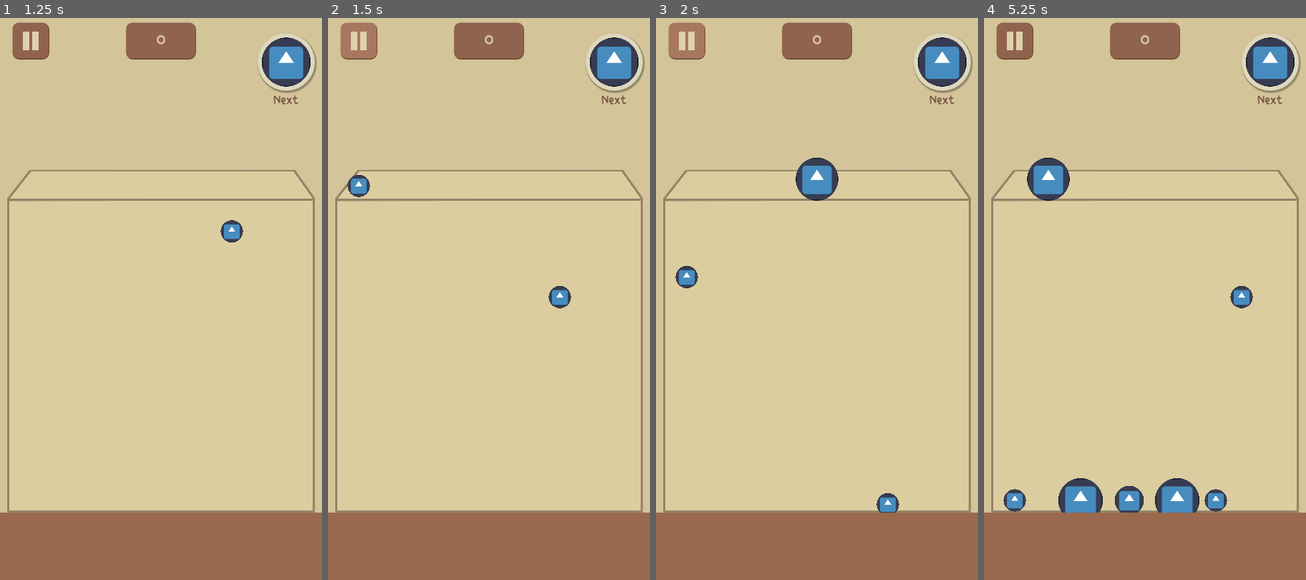
Above: before the commit, frames 1-4 (left to right).
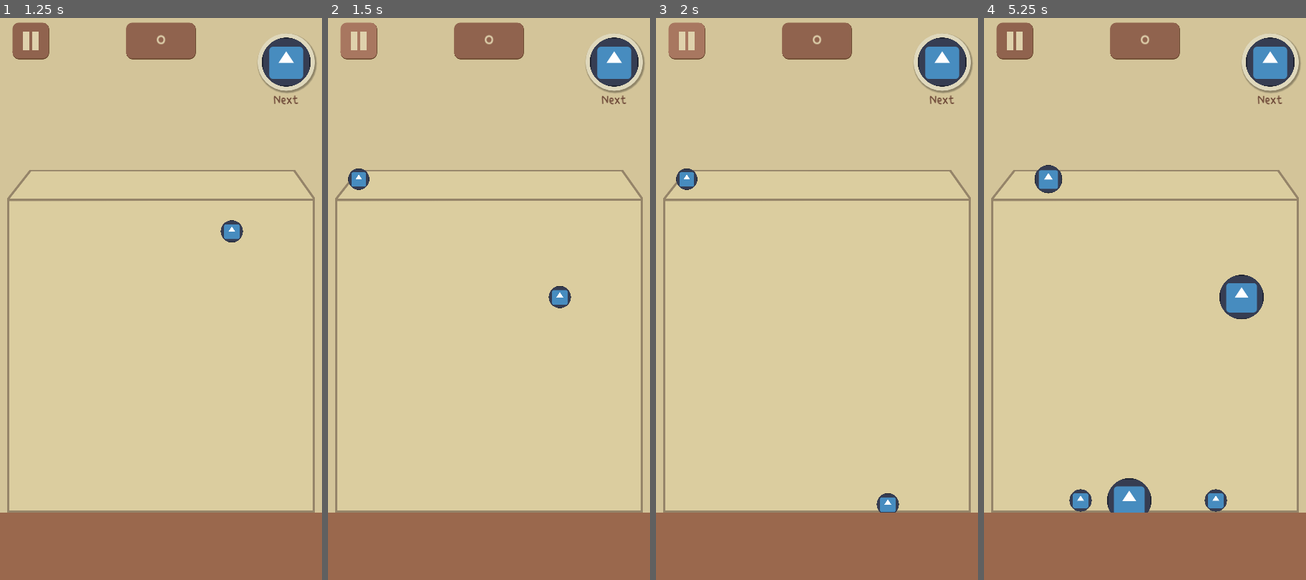
Above: after the commit, the same moments.

Repository: jaajCorp/siuuuka-game
Game: Godot game, scene res://scenes/Game/GameUI.tscn
Same seed, same stepped clock (60 frames per second), same inputs: the game is played once before the commit and once after it. This scene is started directly instead of the project's main scene. The engine's default icon, where the game draws it, is replaced by a stand-in: a white triangle on a blue panel in a dark square.
Inputs (mouse positions are in pixels of both pictures, inside the frame that each line leads up to):
- Up to frame 1 (1.25 s): tap Enter at 0.5 s; move the mouse to (231, 265) at 0.52 s; click (231, 265) at 0.67 s
- Up to frame 2 (1.5 s): click (360, 40) at 1.25 s
- Up to frame 3 (2 s): no input
- Up to frame 4 (5.25 s): move the mouse to (1080, 321) at 2.02 s; click (1080, 321) at 2.17 s; move the mouse to (1177, 169) at 2.77 s; click (1177, 169) at 2.92 s; move the mouse to (1128, 405) at 3.52 s; click (1128, 405) at 3.67 s; move the mouse to (1241, 377) at 4.27 s; click (1241, 377) at 4.42 s; move the mouse to (1048, 209) at 5.02 s; click (1048, 209) at 5.17 s

Frame 1 is identical in both runs. In frame 2, 0.2% of the frame differs, in the area x 6-14%, y 26-32%; in frame 3, 1.2%; in frame 4, 3.5%, in the area x 6-87%, y 24-89%.
Error in both runs: Invalid access to property or key 'background' on a base object of type 'Nil'. (res://scripts/logic/game_ui.gd:26)

Commit message:
fix(GameUI): Fixed pause button triggering ball fall

Diff:
--- a/scenes/Game/GameUI.tscn
+++ b/scenes/Game/GameUI.tscn
@@ -70,7 +70,6 @@
 anchor_bottom = 1.0
 grow_horizontal = 2
 grow_vertical = 2
-mouse_filter = 1
 theme = ExtResource("1_ioi18")
 script = ExtResource("2_k6hk3")
 background = NodePath("Background")
@@ -82,7 +81,6 @@
 anchor_bottom = 1.0
 grow_horizontal = 2
 grow_vertical = 2
-mouse_filter = 2
 theme_override_constants/separation = 0
 
 [node name="Top" type="VBoxContainer" parent="VBoxContainer"]
--- a/scripts/logic/game_logic.gd
+++ b/scripts/logic/game_logic.gd
@@ -33,7 +33,7 @@
 		var local_mouse_pos: Vector2 = (event.global_position - global_position) / scale
 		held_ball.position.x = clamp(local_mouse_pos.x, held_ball.get_radius(), get_width() - held_ball.get_radius())
 		if event is InputEventMouseButton:
-			if event.button_index == MOUSE_BUTTON_LEFT and not event.pressed:
+			if event.button_index == MOUSE_BUTTON_LEFT and not event.pressed and event.position.y > spawn_level.global_position.y:
 				if held_ball:
 					held_ball.freeze = false
 					held_ball.collision.disabled = false
